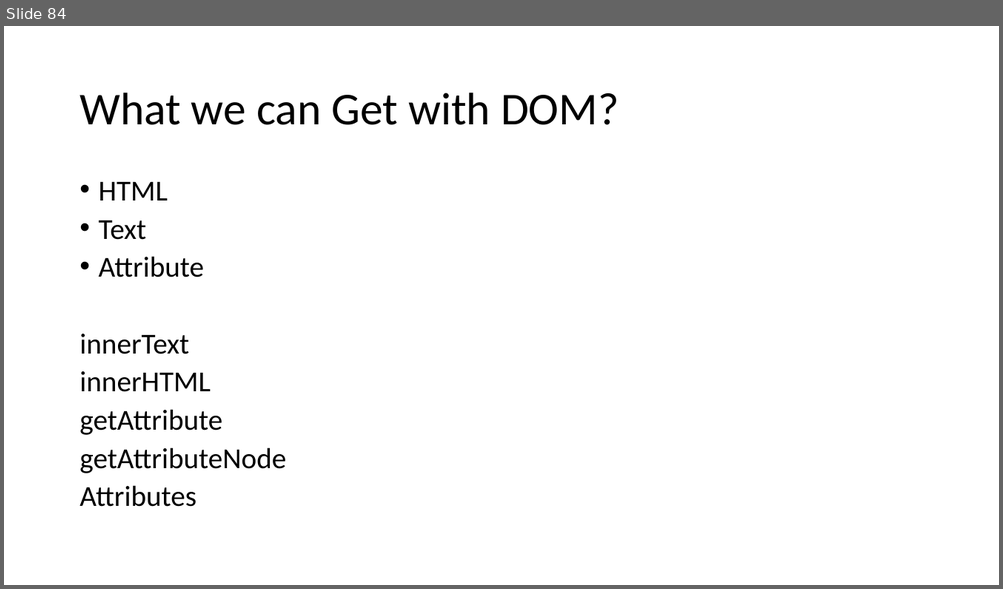
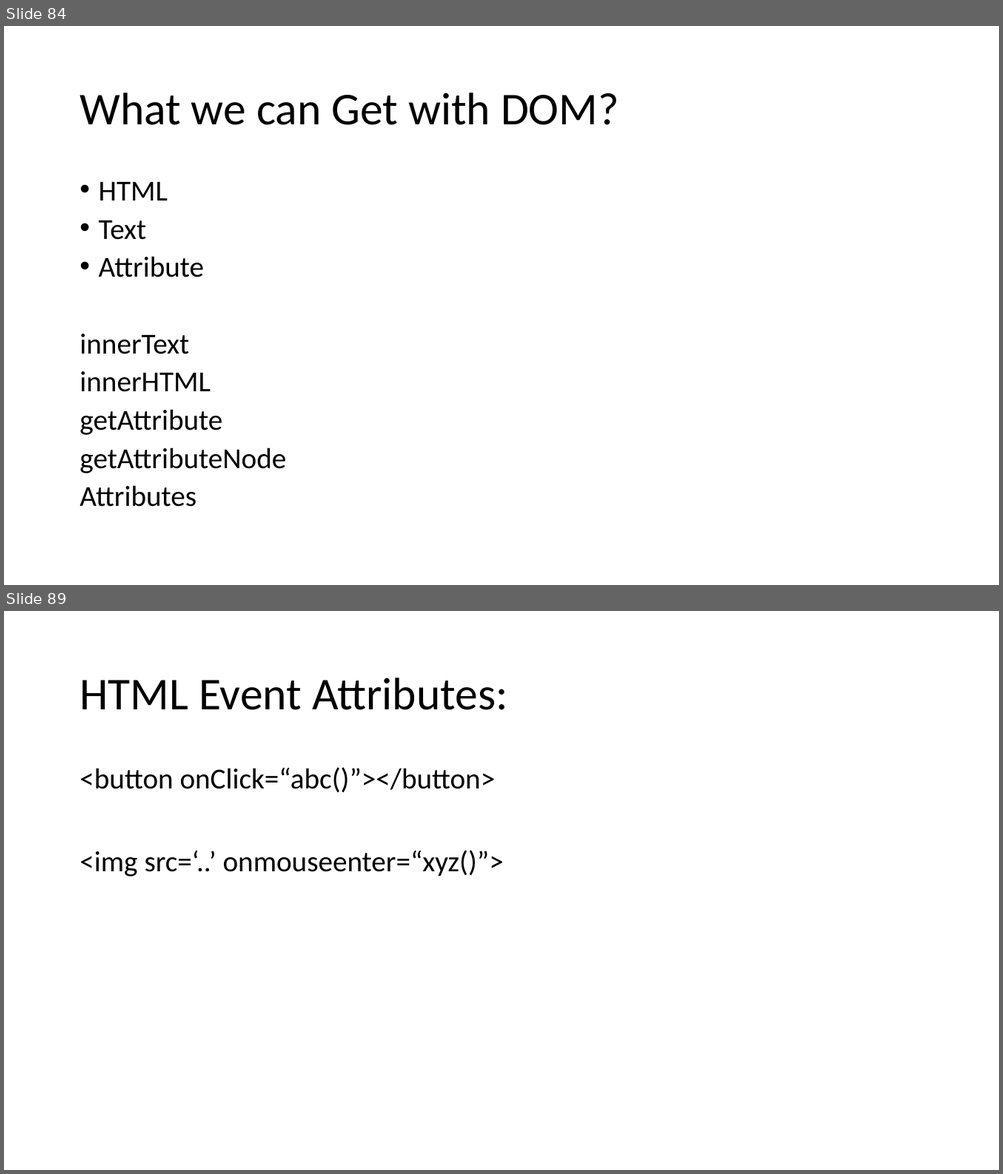
Before and after one commit to PiyushChaturvedii/Batch04, a slide deck: JavaScript.pptx. Shown one above the other, each under a label of ours: slide 84 before the commit, slides 84 and 89 after it; the slides between them are not shown. The pictures are 1003x589 and 1003x1174 pixels, drawn with LibreOffice and Linux fonts; fonts in the diff are those of the drawing. Boxes give left, top, right and bottom in pixels: in the first picture for what was removed or moved away, otherwise in the second. Text is boxed around its words. In the diff, an @@ line names an element or a change of style, - is before the commit and + after.

```diff
--- a/JavaScript.pptx
+++ b/JavaScript.pptx
@@ slide 89 added at (4,611,999,1170), background #FFFFFF @@
@@ title added at (79,678,507,710), 44 pt, text #000000 @@
+HTML Event Attributes:
@@ text added at (79,767,504,877), 28 pt, text #000000 @@
+<button onClick=“abc()”></button>
+<img src=‘..’ onmouseenter=“xyz()”>
```
Also in this commit, not shown: 1 slide changed, 5 other slides added, 3 other files.
